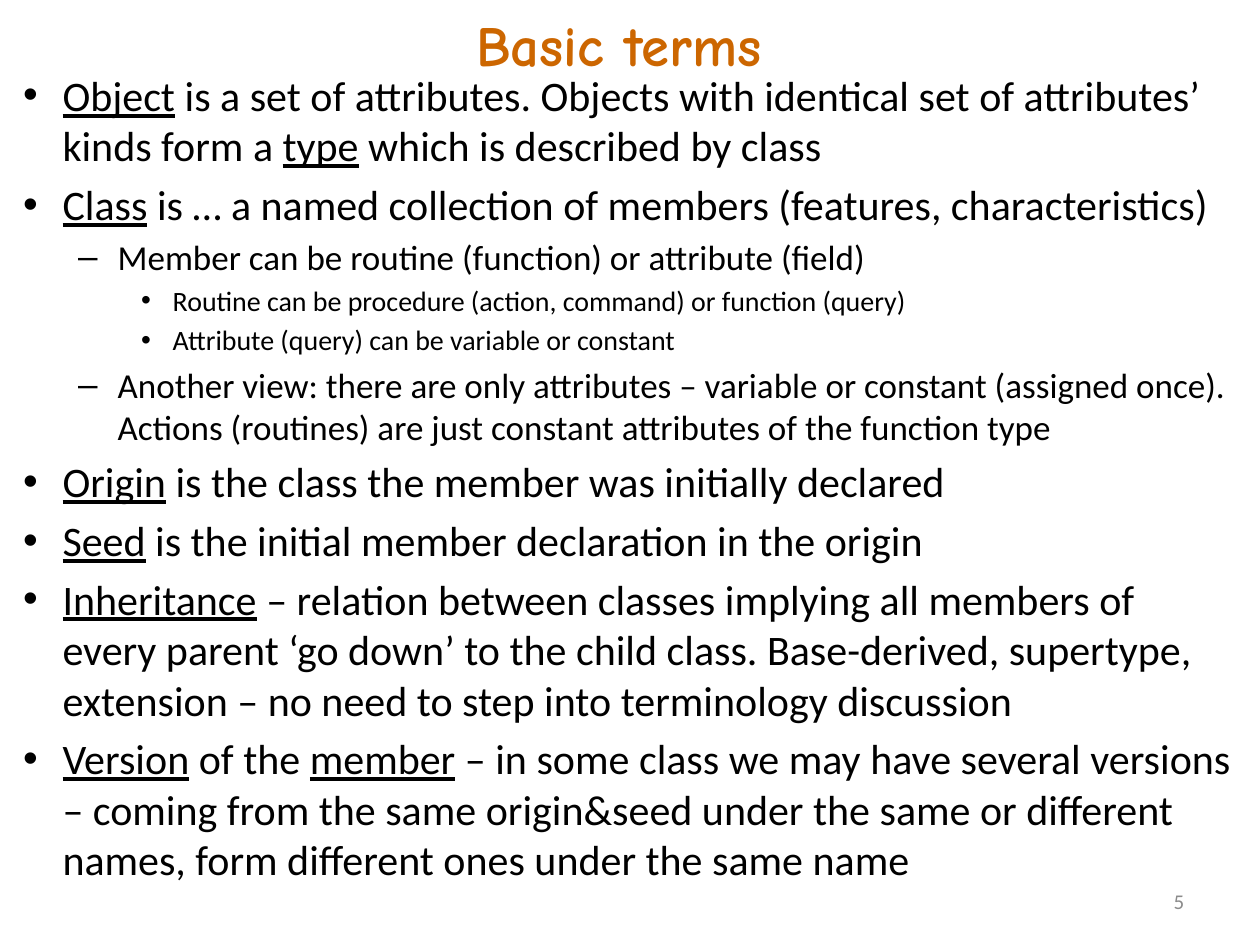
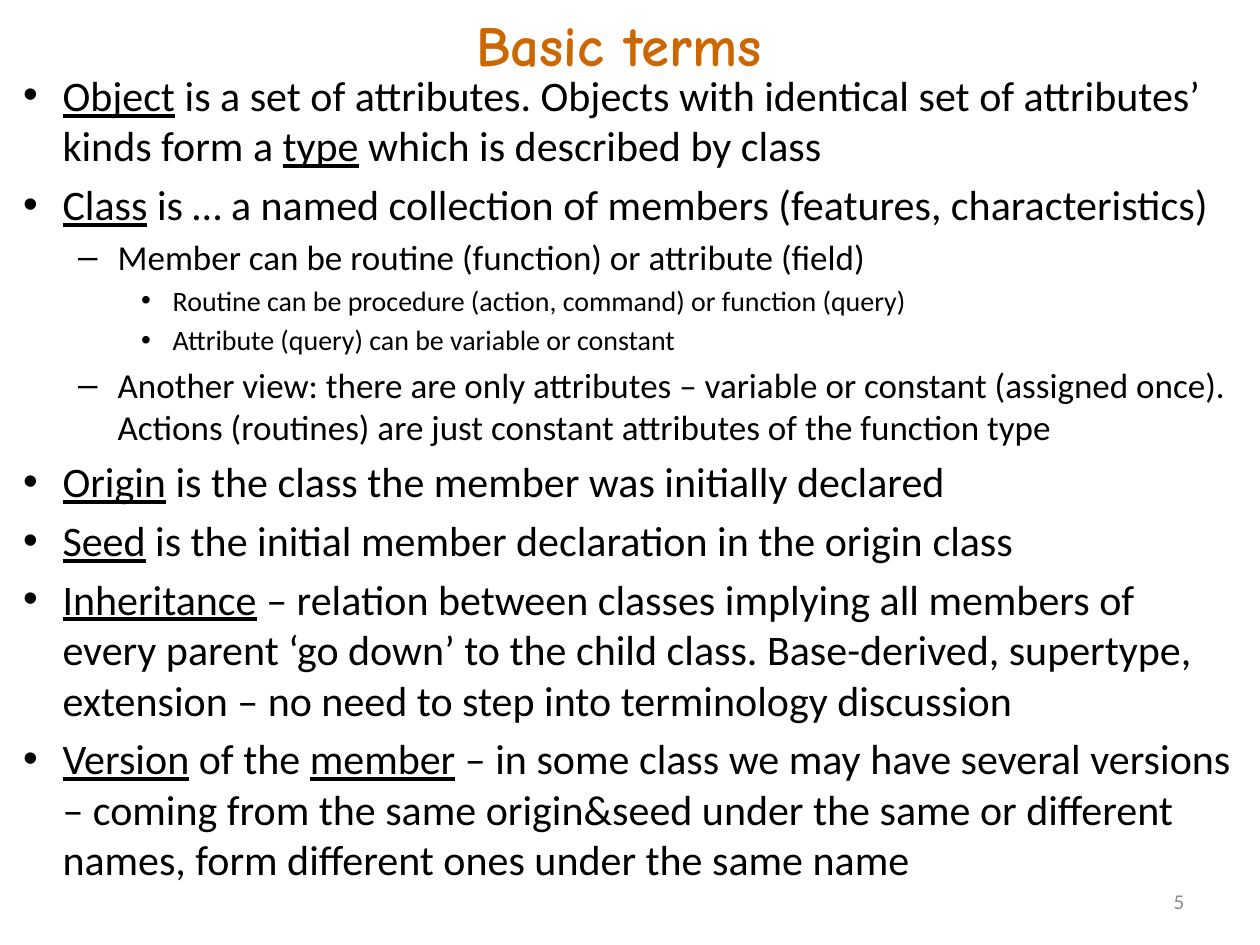
Before and after one commit to akanatov/SLang-, a slide deck: slide 5 of Docs/Incidence matrix and OOP.pptx. Drawn at 1260x945 pixels with LibreOffice and Linux fonts; fonts in the diff are those of the drawing. Boxes give left, top, right and bottom in pixels: in the first picture for what was removed or moved away, otherwise in the second. Text is boxed around its words. In the diff, an @@ line names an element or a change of style, - is before the commit and + after.

```diff
--- a/Docs/Incidence matrix and OOP.pptx
+++ b/Docs/Incidence matrix and OOP.pptx
@@ text at (x1=63, y1=526, x2=1013, y2=564): text changed @@
-• Seed is the initial member declaration in the origin
+• Seed is the initial member declaration in the origin class
```
Also in this commit, not shown: 5 other slides changed, 1 other file.
